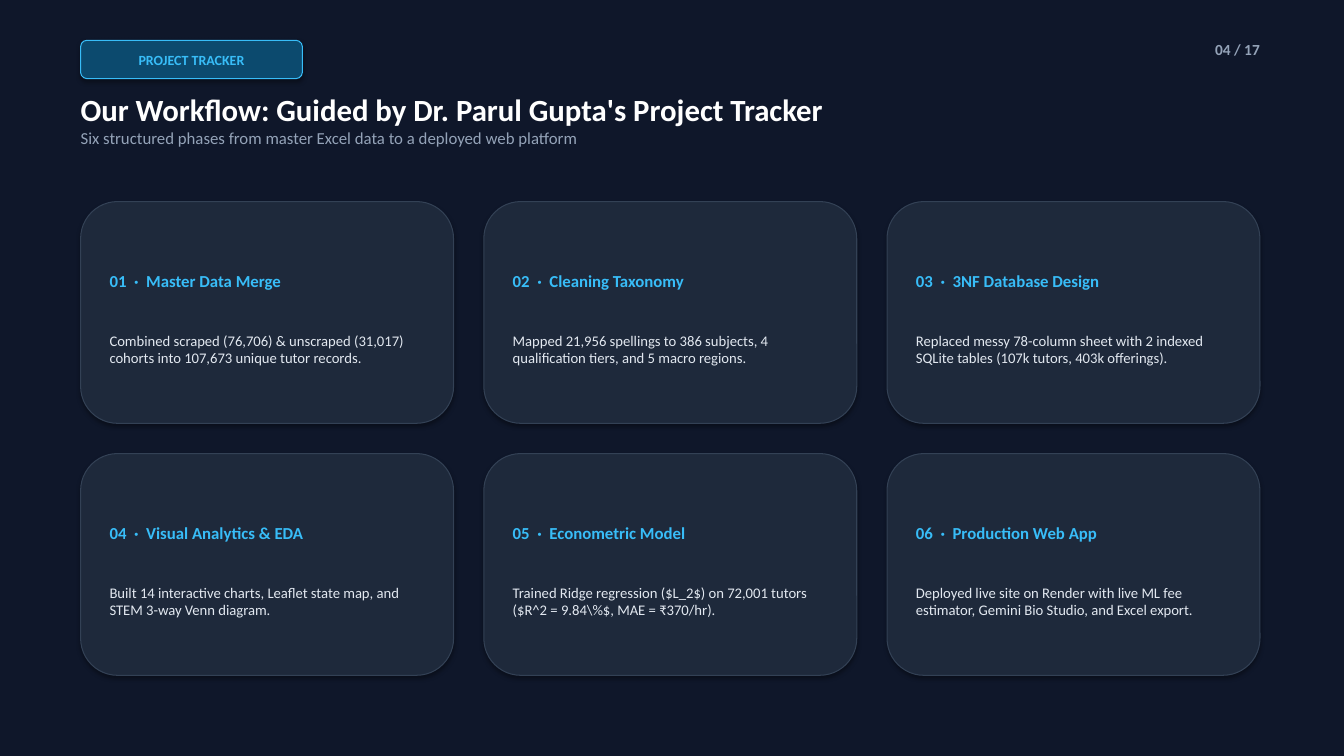
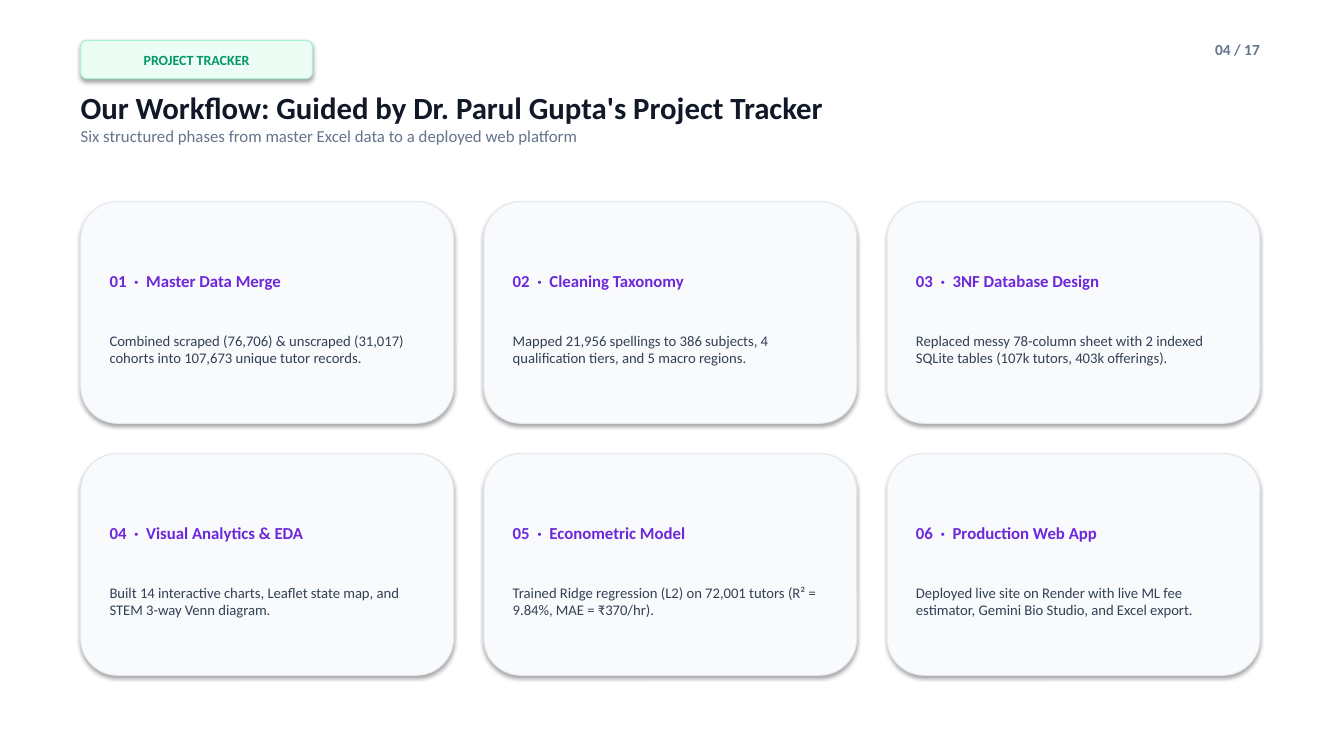
Before and after one commit to nilesh7757/BMPTUTORS, a slide deck: slide 4 of project_showcase_bundle/BMP_Tutors_Deck_Full.pptx. Drawn at 1344x756 pixels with LibreOffice and Linux fonts; fonts in the diff are those of the drawing. Boxes give left, top, right and bottom in pixels: in the first picture for what was removed or moved away, otherwise in the second. Text is boxed around its words. In the diff, an @@ line names an element or a change of style, - is before the commit and + after.

Commit message:
Convert presentation to clean white theme with emerald and violet accents, remove SC452, contrast explicitly with TeacherOn

```diff
--- a/project_showcase_bundle/BMP_Tutors_Deck_Full.pptx
+++ b/project_showcase_bundle/BMP_Tutors_Deck_Full.pptx
@@ rectangle at <box>0,0,1344,756</box>: fill #0F172A to #FFFFFF @@
@@ rounded rectangle "PROJECT TRACKER": place and size @@
-rounded rectangle "PROJECT TRACKER" at <box>81,40,302,79</box>
+rounded rectangle "PROJECT TRACKER" at <box>81,40,313,79</box>
@@ rounded rectangle "PROJECT TRACKER" at <box>81,40,313,79</box>: text colour #38BDF8 to #059669; fill #0C4A6E to #ECFDF5; outline #38BDF8 0.75 pt to #A7F3D0 0.75 pt @@
@@ text "04 / 17" at <box>1215,45,1260,55</box>: text colour #94A3B8 to #64748B @@
@@ text "Our Workflow: Guided by Dr. ..." at <box>81,97,822,145</box>: text colour #FFFFFF to #111827 in "Our Workflow: Guided by Dr. Parul Gupta's ..."; text colour #94A3B8 to #64748B in "Six structured phases from master Excel data ..." @@
@@ rounded rectangle "01 · Master Data Merge" at <box>81,202,454,423</box>: text colour #38BDF8 to #6D28D9 in "01 · Master Data Merge"; text colour #E2E8F0 to #334155 in "Combined scraped (76,706) & unscraped (31,017) cohorts ..."; fill #1E293B to #F8FAFC; outline #334155 0.75 pt to #E2E8F0 0.75 pt @@
@@ rounded rectangle "02 · Cleaning Taxonomy" at <box>484,202,857,423</box>: text colour #38BDF8 to #6D28D9 in "02 · Cleaning Taxonomy"; text colour #E2E8F0 to #334155 in "Mapped 21,956 spellings to 386 subjects, 4 ..."; fill #1E293B to #F8FAFC; outline #334155 0.75 pt to #E2E8F0 0.75 pt @@
@@ rounded rectangle "03 · 3NF Database Design" at <box>887,202,1260,423</box>: text colour #38BDF8 to #6D28D9 in "03 · 3NF Database Design"; text colour #E2E8F0 to #334155 in "Replaced messy 78-column sheet with 2 indexed ..."; fill #1E293B to #F8FAFC; outline #334155 0.75 pt to #E2E8F0 0.75 pt @@
@@ rounded rectangle "04 · Visual Analytics & ..." at <box>81,454,454,676</box>: text colour #38BDF8 to #6D28D9 in "04 · Visual Analytics & EDA"; text colour #E2E8F0 to #334155 in "Built 14 interactive charts, Leaflet state map, ..."; fill #1E293B to #F8FAFC; outline #334155 0.75 pt to #E2E8F0 0.75 pt @@
@@ rounded rectangle "05 · Econometric Model" at <box>484,454,857,676</box>: fill #1E293B to #F8FAFC; outline #334155 0.75 pt to #E2E8F0 0.75 pt @@
@@ rounded rectangle "06 · Production Web App" at <box>887,454,1260,676</box>: text colour #38BDF8 to #6D28D9 in "06 · Production Web App"; text colour #E2E8F0 to #334155 in "Deployed live site on Render with live ..."; fill #1E293B to #F8FAFC; outline #334155 0.75 pt to #E2E8F0 0.75 pt @@
@@ text in rounded rectangle at <box>513,527,685,539</box>: text colour #38BDF8 to #6D28D9 in "05 · Econometric Model" @@
@@ text in rounded rectangle at <box>513,586,805,617</box>: text changed; text colour #E2E8F0 to #334155 @@
-Trained Ridge regression ($L_2$) on 72,001 tutors ($R^2 = 9.84\%$, MAE = ₹370/hr).
+Trained Ridge regression (L2) on 72,001 tutors (R² = 9.84%, MAE = ₹370/hr).
```
Also in this commit, not shown: 16 other slides changed, 4 other files.
